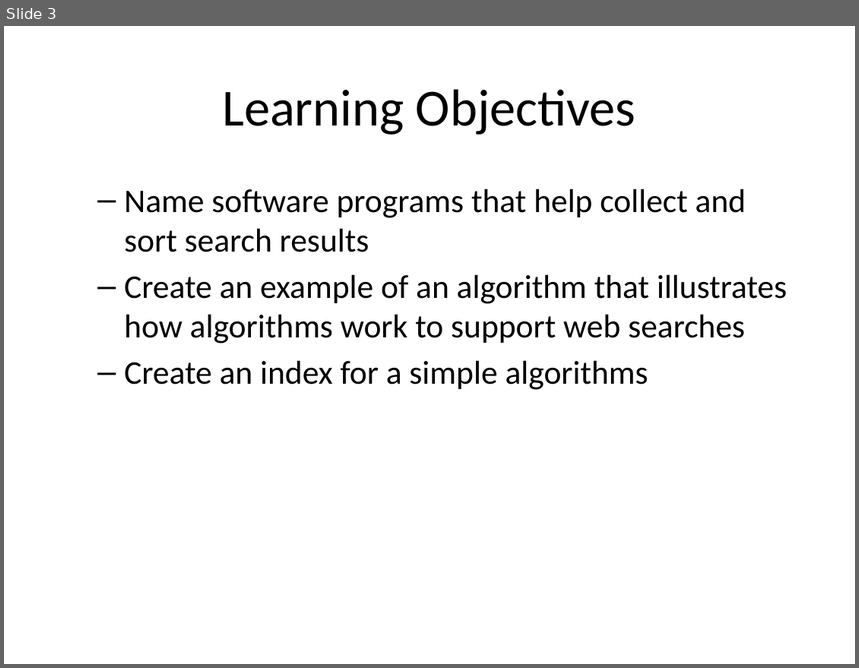
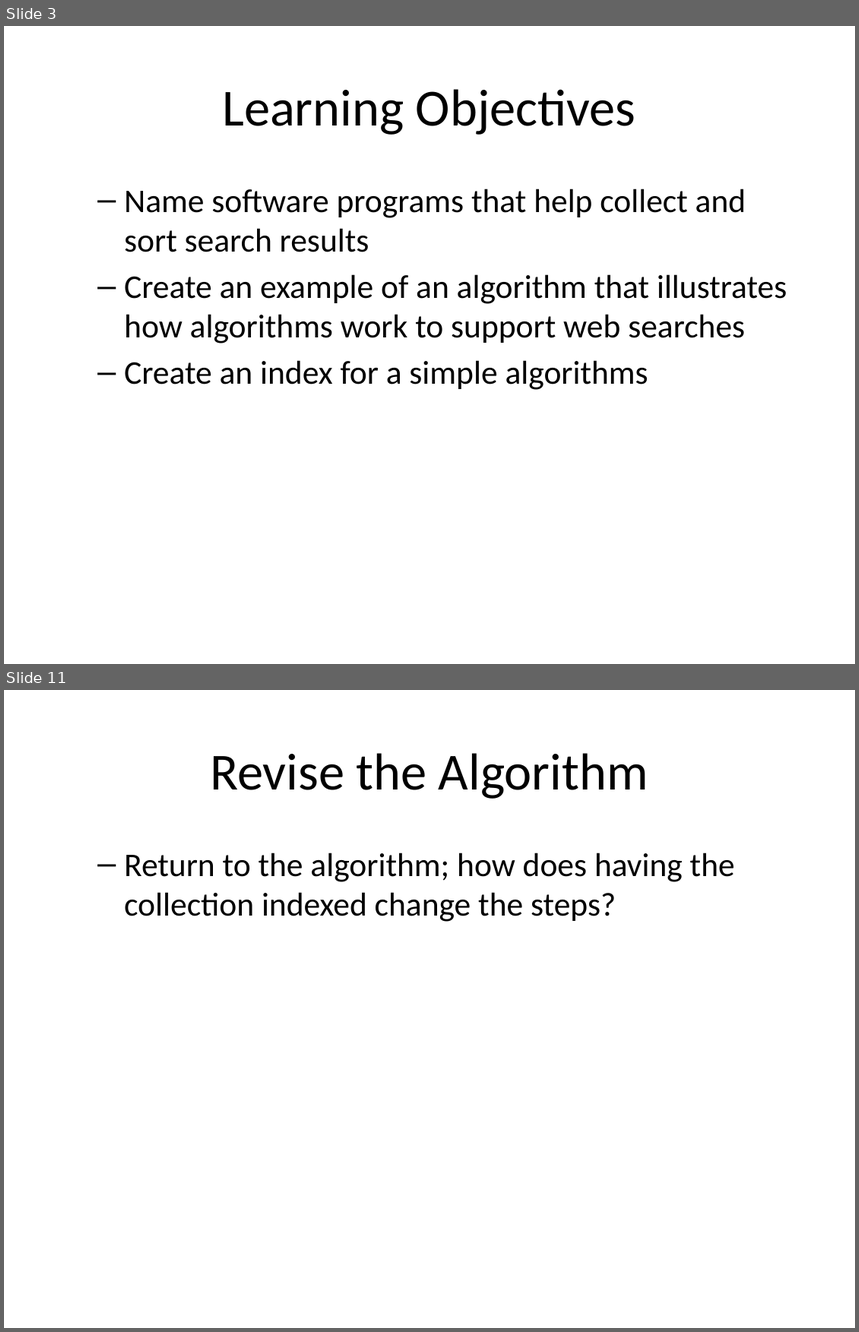
Before and after one commit to mr-eggleton/web-lit-core, a slide deck: powerpoints/04-search-party.pptx. Shown one above the other, each under a label of ours: slide 3 before the commit, slides 3 and 11 after it; the slides between them are not shown. The pictures are 859x668 and 859x1332 pixels, drawn with LibreOffice and Linux fonts; fonts in the diff are those of the drawing. Boxes give left, top, right and bottom in pixels: in the first picture for what was removed or moved away, otherwise in the second. Text is boxed around its words. In the diff, an @@ line names an element or a change of style, - is before the commit and + after.

```diff
--- a/powerpoints/04-search-party.pptx
+++ b/powerpoints/04-search-party.pptx
@@ slide 11 added at [4, 690, 855, 1328], background #FFFFFF @@
@@ title added at [210, 753, 648, 799], 44 pt, text #000000 @@
+Revise the Algorithm
@@ text added at [124, 853, 735, 922], 28 pt, text #000000 @@
+  – Return to the algorithm; how does having the collection indexed change the steps?
```
Also in this commit, not shown: 4 slides changed, 7 other slides added, 1 slide removed, 3 other files.
